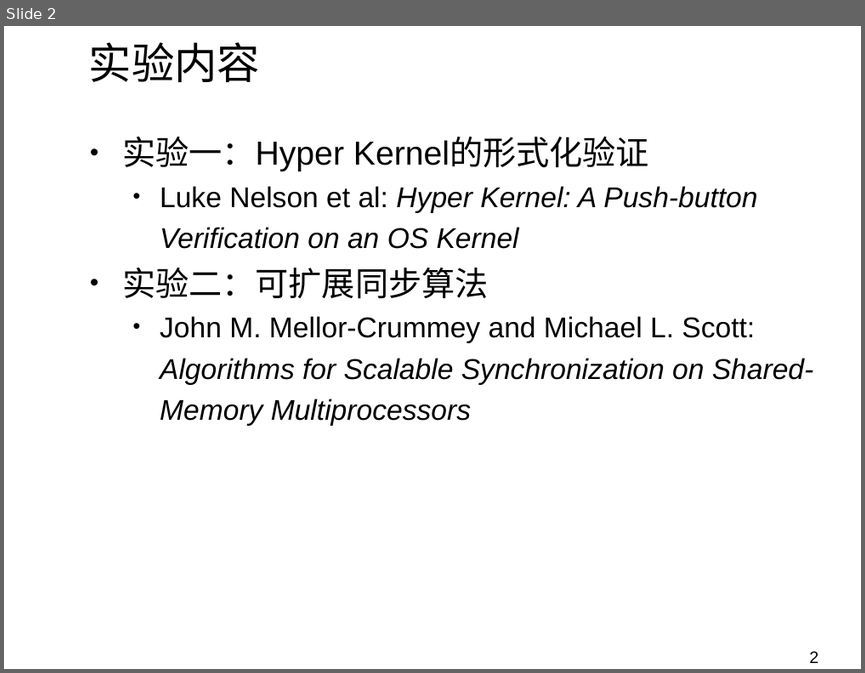
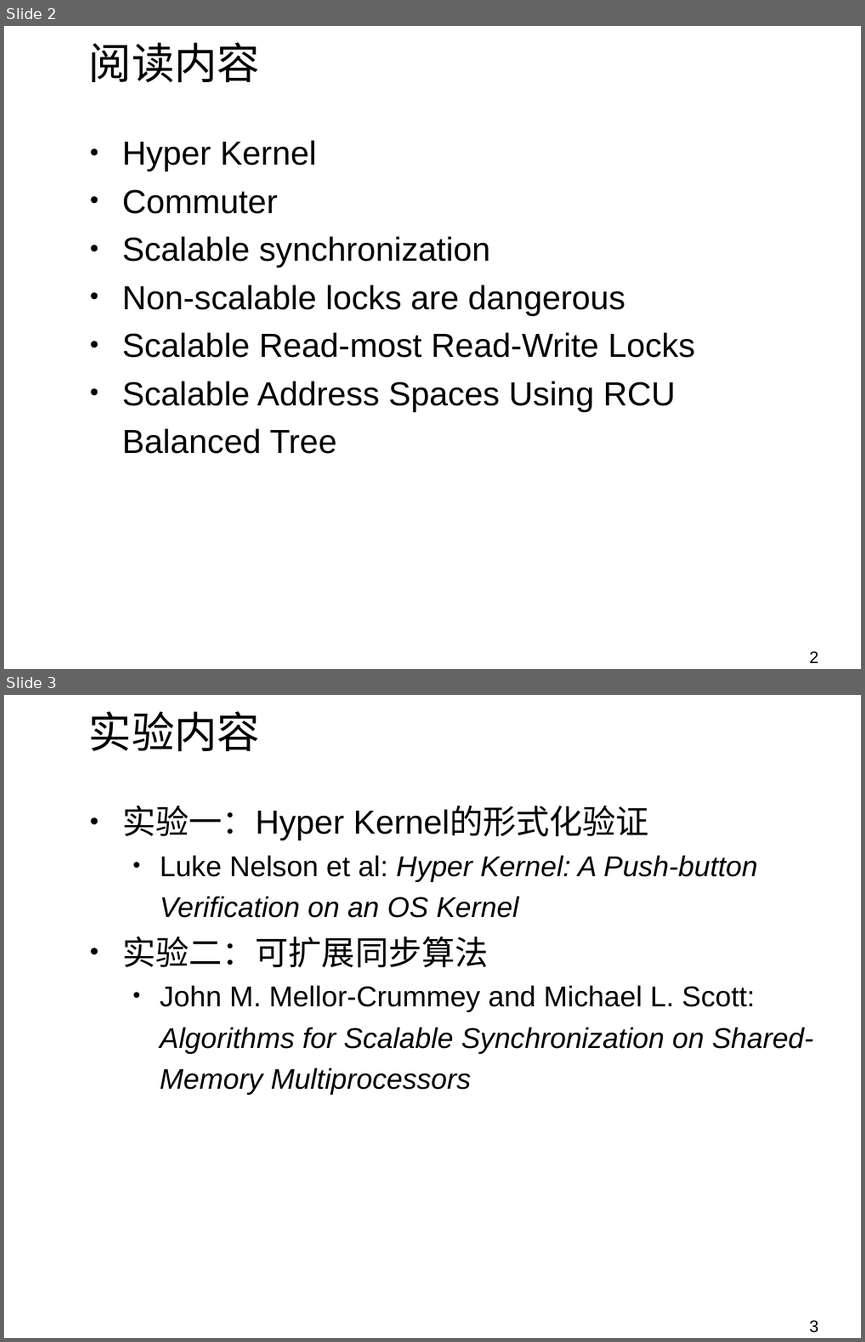
Before and after one commit to NIC0NIC0NI/OS_reports, a slide deck: Presentation.pptx. Shown one above the other, each under a label of ours: slide 2 before the commit, slides 2 and 3 after it. The pictures are 865x673 and 865x1342 pixels, drawn with LibreOffice and Linux fonts; fonts in the diff are those of the drawing; background and template pictures are left out. Boxes give left, top, right and bottom in pixels: in the first picture for what was removed or moved away, otherwise in the second. Text is boxed around its words. In the diff, an @@ line names an element or a change of style, - is before the commit and + after.

```diff
--- a/Presentation.pptx
+++ b/Presentation.pptx
@@ slide 2 added at [4, 26, 861, 669], background picture (left out) @@
@@ title added at [89, 42, 261, 82], 36 pt, text #000000 @@
+阅读内容
@@ text added at [122, 140, 695, 454], 28 pt, text #000000 @@
+• Hyper Kernel
+• Commuter
+• Scalable synchronization
+• Non-scalable locks are dangerous
+• Scalable Read-most Read-Write Locks
+• Scalable Address Spaces Using RCU Balanced Tree
@@ page number added at [809, 651, 818, 663], 14 pt, text #000000 @@
+2
@@ what was slide 2 is now slide 3 @@
@@ page number at [809, 1320, 818, 1333]: text changed @@
-2
+3
```
Also in this commit, not shown: 6 slides changed, 25 other slides added.
